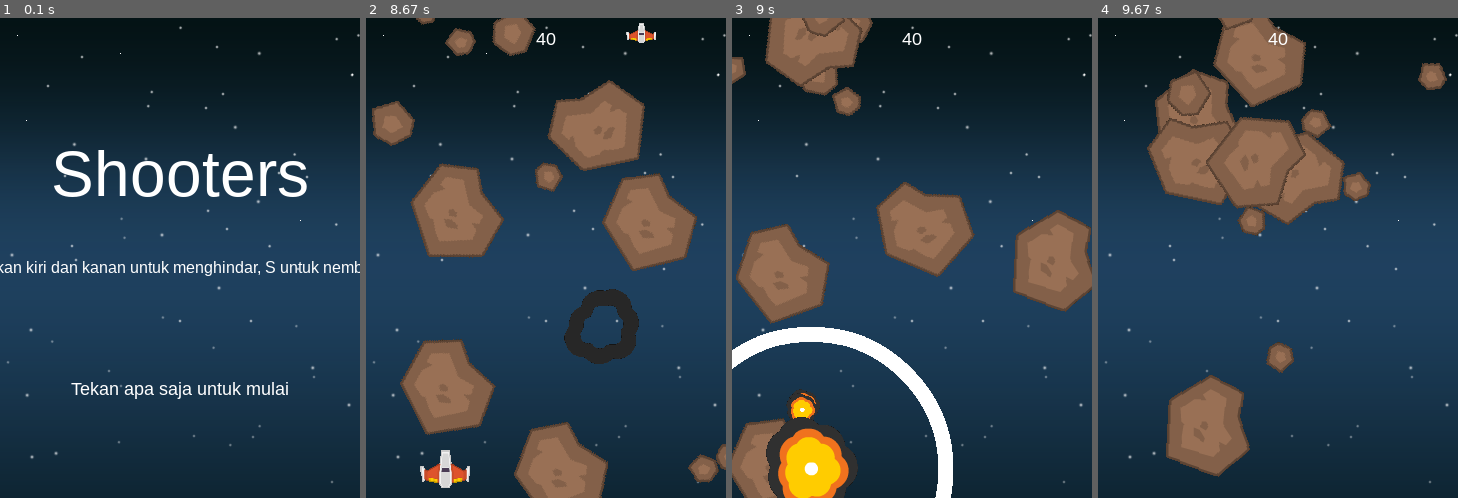
Above: before the commit, frames 1-4 (left to right).
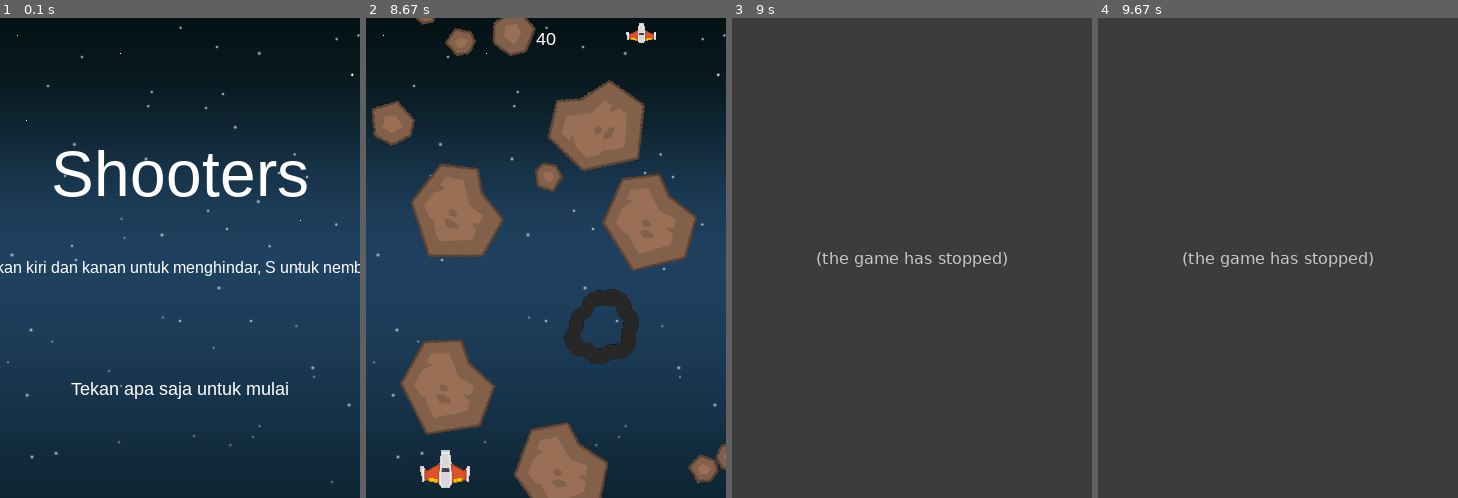
Above: after the commit, the same moments.

Repository: anantapk03/Tubes-PBO-Pygame
Game: pygame game, started from index.py
Same seed, same stepped clock (60 frames per second), same inputs: the game is played once before the commit and once after it.
Inputs:
- Up to frame 1 (0.1 s): no input
- Up to frame 2 (8.67 s): hold Right 0.33-0.8 s; hold Right 0.83-1.3 s; hold Left 1.33-1.87 s; hold Left 1.9-2.3 s; tap S at 3, 3.48, 4.98, 6.65, 8.15 s; hold Left 3.33-3.8 s; hold Right 3.83-4.3 s; hold Right 4.33-4.8 s; hold Left 4.83-5.37 s; hold Left 5.4-5.8 s; hold Right 5.83-6.47 s; hold Left 6.5-6.97 s; hold Right 7-7.47 s; hold Right 7.5-7.97 s; hold Left 8-8.53 s
- Up to frame 3 (9 s): no input
- Up to frame 4 (9.67 s): no input

Frames 1-2 are identical in both runs. In frame 3, 99% of the frame differs, in the area x 0-100%, y 0-100%; in frame 4, 100%.
After the commit the program exited at 8.75 s; later frames show no game.

Commit message:
nyawa player v2

Diff:
--- a/index.py
+++ b/index.py
@@ -62,6 +62,11 @@
             player.lives -= 1
             player.shield = 100
 
+        # jika nyawa player abis
+        if player.lives < 1 and death_explosion.alive():
+            running = False
+
+
     # Draw / render
     screen.fill(BLACK)
     screen.blit(background, background_rect)
--- a/window.py
+++ b/window.py
@@ -45,9 +45,10 @@
 ledakan_sound = []
 for snd in ["expl3.wav", "expl6.wav"]:
     ledakan_sound.append(pygame.mixer.Sound(path.join(sound, snd)))
-pygame.mixer.music.load(path.join(sound, "tgfcoder-FrozenJam-SeamlessLoop.ogg"))
+pygame.mixer.music.load(path.join(sound, "song.mp3"))
 pygame.mixer.music.set_volume(0.8)
 
+pygame.mixer.music.play(loops = -1)
 
 # ledakan
 ledakan_anim = {}
Not shown, added: snd/song.mp3
